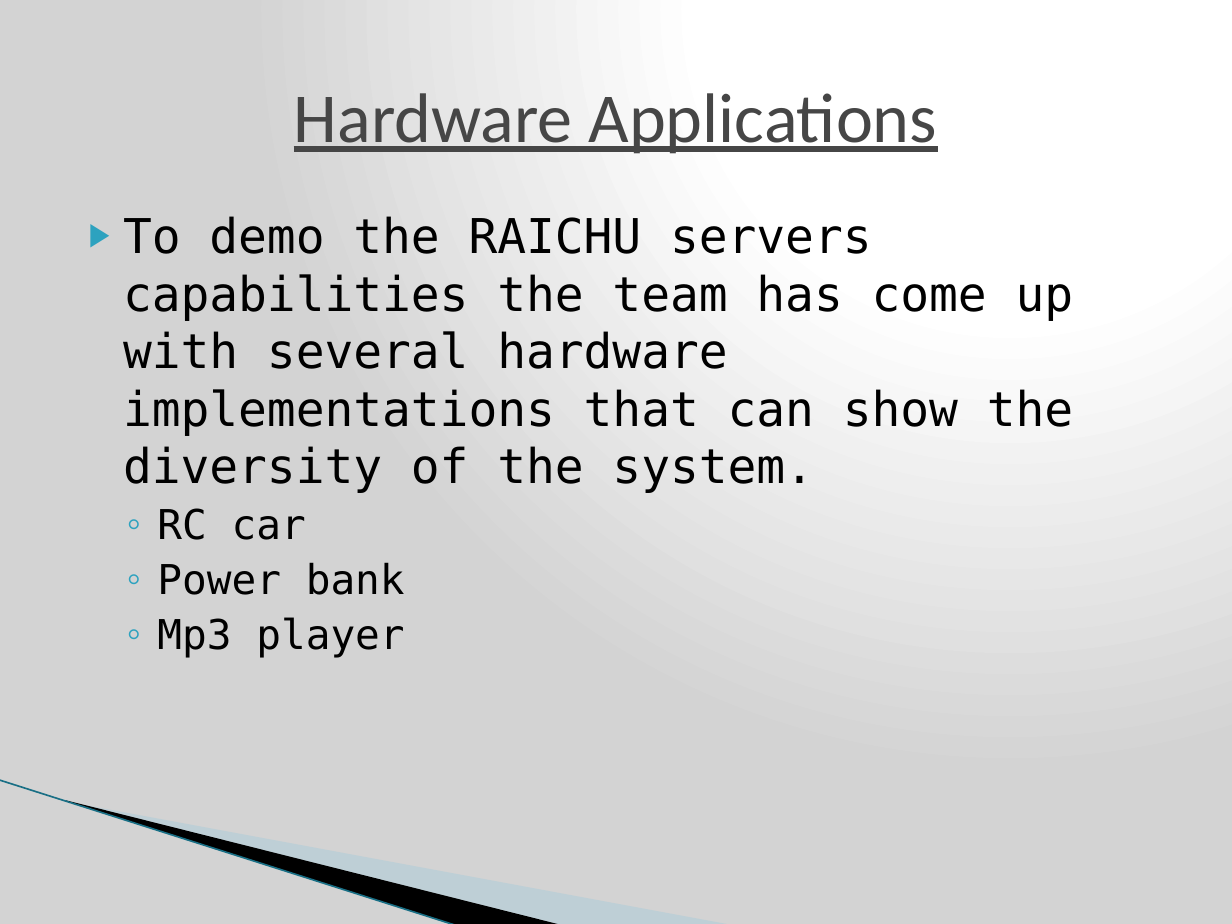
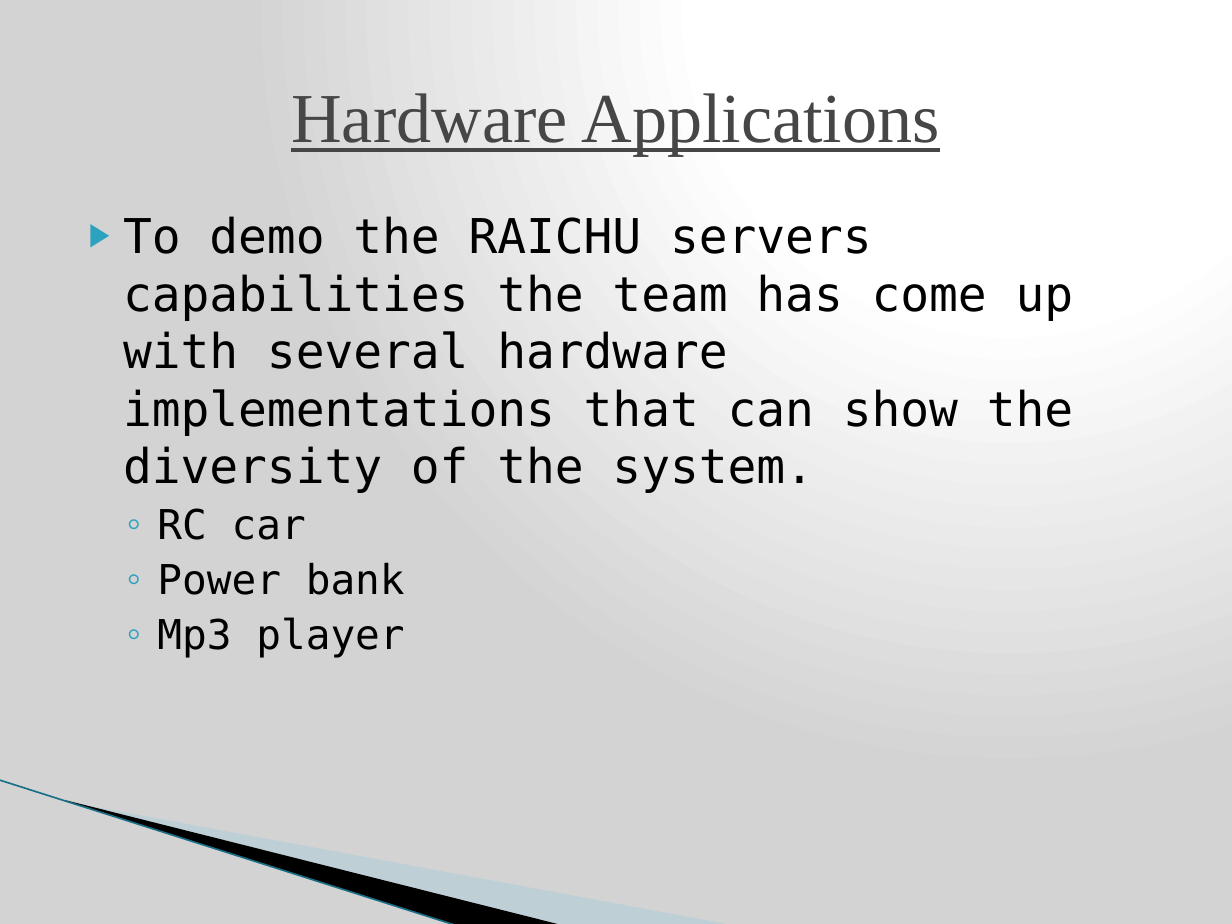
Before and after one commit to nomastmas/raichu, a slide deck: slide 9 of docs/final_presentation_release.pptx. Drawn at 1232x924 pixels with LibreOffice and Linux fonts; fonts in the diff are those of the drawing; background and template pictures are left out. Boxes give left, top, right and bottom in pixels: in the first picture for what was removed or moved away, otherwise in the second. Text is boxed around its words. In the diff, an @@ line names an element or a change of style, - is before the commit and + after.

```diff
--- a/docs/final_presentation_release.pptx
+++ b/docs/final_presentation_release.pptx
@@ title "Hardware Applications" at [291, 93, 939, 156]: font Calibri to Times New Roman @@
```
Also in this commit, not shown: 20 other slides changed.
